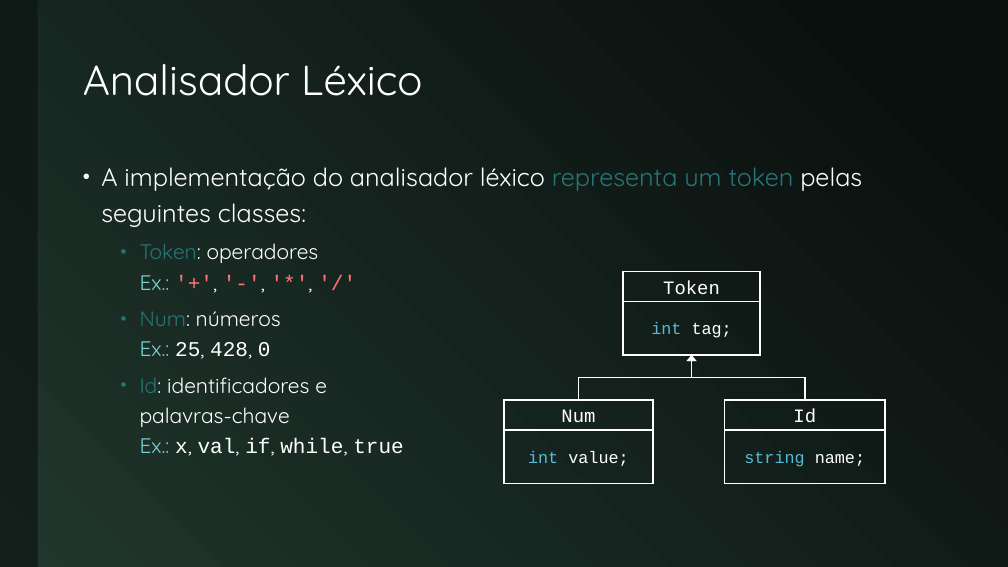
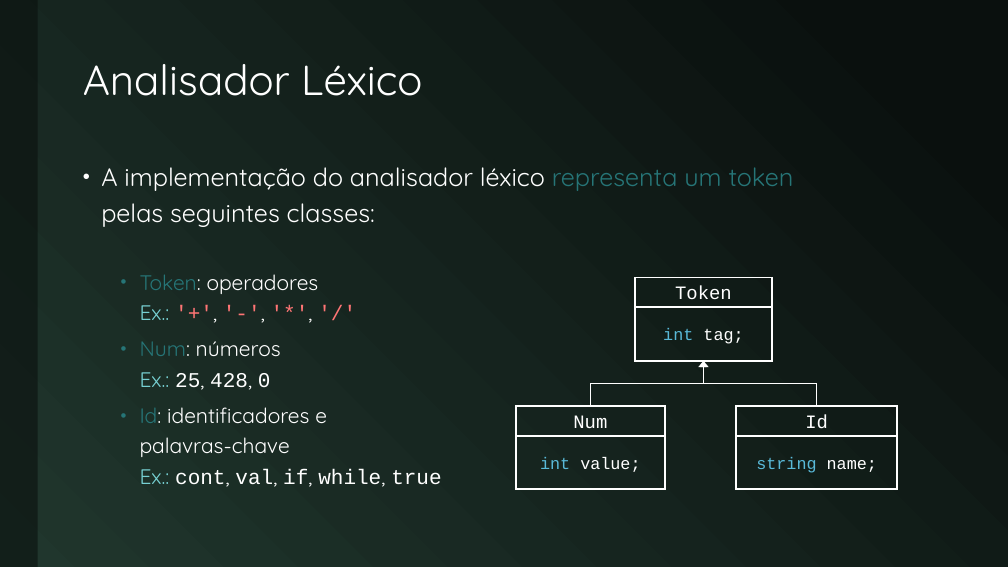
Before and after one commit to JudsonSS/Compiladores, a slide deck: slide 19 of Slides/06. Análise Léxica.pptx. Drawn at 1008x567 pixels with LibreOffice and Linux fonts; fonts in the diff are those of the drawing. Boxes give left, top, right and bottom in pixels: in the first picture for what was removed or moved away, otherwise in the second. Text is boxed around its words. In the diff, an @@ line names an element or a change of style, - is before the commit and + after.

```diff
--- a/Slides/06. Análise Léxica.pptx
+++ b/Slides/06. Análise Léxica.pptx
@@ 2 rectangles, 1 elbow arrow: place and size @@
-2 rectangles, 1 elbow arrow at [578, 355, 885, 484]
+2 rectangles, 1 elbow arrow at [591, 361, 898, 489]
@@ 4 rectangles, 1 elbow arrow: place and size @@
-4 rectangles, 1 elbow arrow at [504, 271, 805, 484]
+4 rectangles, 1 elbow arrow at [516, 278, 817, 489]
@@ text at [140, 407, 441, 487]: text changed @@
-  • Id: identificadores e
-    palavras-chave
-    Ex.: x, val, if, while, true
+  • Id: identificadores e
+    palavras-chave
+    Ex.: cont, val, if, while, true
```
Also in this commit, not shown: 14 other slides changed, 2 other files.
